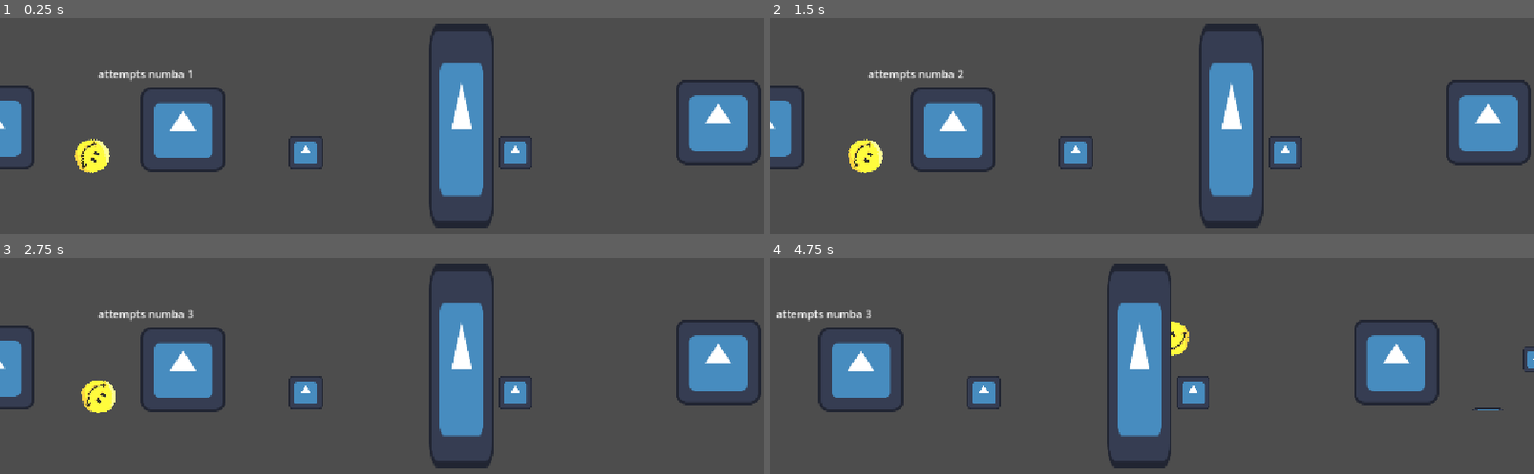
Above: before the commit, frames 1-4 (two rows, left to right).
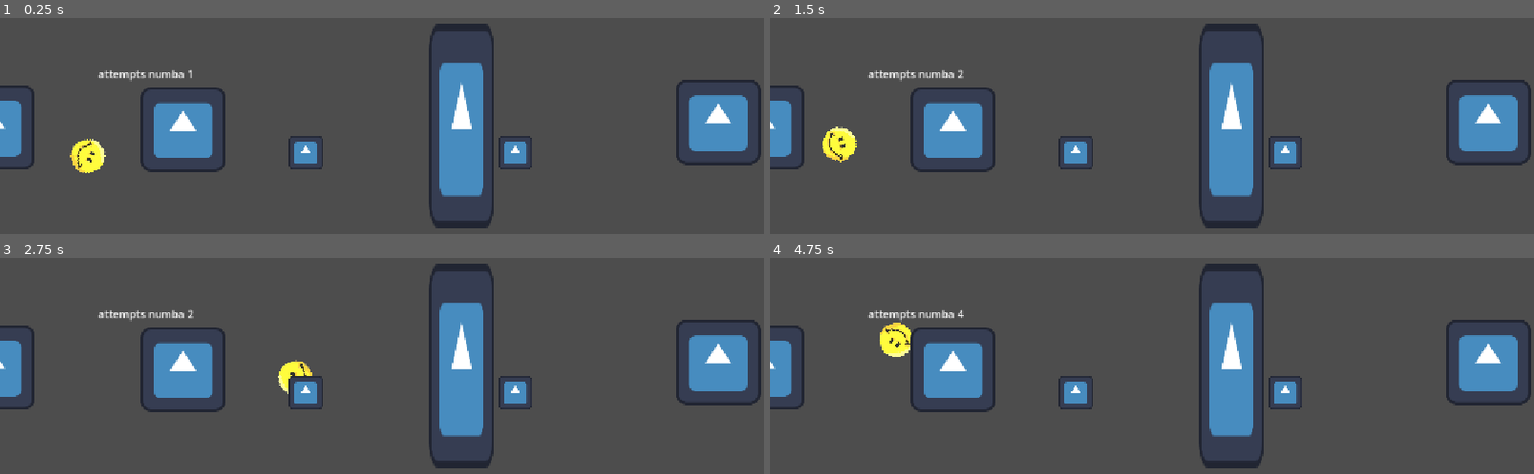
Above: after the commit, the same moments.

Repository: theEerSOYEAH/verity-dash
Game: Godot game, scene res://scenes/main.tscn
Same seed, same stepped clock (60 frames per second), same inputs: the game is played once before the commit and once after it. The engine's default icon, where the game draws it, is replaced by a stand-in: a white triangle on a blue panel in a dark square.
Inputs (mouse positions are in pixels of both pictures, inside the frame that each line leads up to):
- Up to frame 1 (0.25 s): no input
- Up to frame 2 (1.5 s): tap Enter (ui_accept) at 0.5 s; move the mouse to (1320, 106) at 0.52 s; hold Enter (ui_accept) 0.53-1.28 s; hold Right from 0.53 s (still down); click (1320, 106) at 0.67 s; move the mouse to (999, 149) at 1.27 s; tap Alt at 1.35 s
- Up to frame 3 (2.75 s): tap Enter (ui_accept) at 1.52, 1.55, 1.82 s; move the mouse to (458, 273) at 2.02 s; release Right at 2.03 s; hold Left from 2.03 s (still down); hold Enter (ui_accept) from 2.03 s (still down); tap Shift at 2.1 s
- Up to frame 4 (4.75 s): move the mouse to (1113, 452) at 2.77 s; release Left at 2.78 s; release Enter (ui_accept) at 2.78 s; hold Right 2.78-4.28 s; tap Enter (ui_accept) at 2.85, 3.02, 3.32, 4.52, 4.55 s; click (1113, 452) at 2.92 s; move the mouse to (1381, 430) at 3.52 s; hold Enter (ui_accept) 3.53-4.28 s; tap Alt at 3.6 s; move the mouse to (922, 303) at 4.27 s; hold Left from 4.28 s (still down); tap Shift at 4.35 s

The runs differ from the first frame. In frame 1, 0.4% of the frame differs, in the area x 9-15%, y 55-72%; in frame 2, 1.0%; in frame 3, 0.9%; in frame 4, 23%, in the area x 0-100%, y 2-98%.

Commit message:
added new modes

Diff:
--- a/scripts/verity.gd
+++ b/scripts/verity.gd
@@ -1,12 +1,17 @@
 extends CharacterBody2D
 
+const T = 250
+
+
+const JUMP_BUFFER_TIME = 0.12
+var jump_buffer_timer = 0.0
 const COYOTE_TIME = 0.12
 var coyote_timer = 0.0
 
 var attempts = 0
 
 #ball mode
-const SPEED = 300.0
+const SPEED = 275.0
 const JUMP_VELOCITY = -600
 const GRAVITY = 2000
 const ROLL_SPEED = 8.0
@@ -16,7 +21,10 @@
 const SHIP_GRAVITY = 1400
 const SHIP_MAX_RISE = -450
 const SHIP_MAX_FALL = 450
-enum Mode { ROLL, SHIP}
+
+const WAVE_Y_MULT = 1.25
+
+enum Mode { ROLL, SHIP, WAVE }
 var mode : Mode = Mode.ROLL
 
 
@@ -35,10 +43,19 @@
 			_roll_physics(delta)
 		Mode.SHIP:
 			_ship_physics(delta)
+		Mode.WAVE:
+			_wave_physics()
 
 
 	velocity.x = SPEED
 	move_and_slide()
+
+	for i in get_slide_collision_count():
+		var hit = get_slide_collision(i)
+		if abs(hit.get_normal().x) > 0.9:
+			die()
+			return
+
 
 func _roll_physics(delta: float):
 	if not is_on_floor():
@@ -49,15 +66,25 @@
 
 	sprite.rotation += ROLL_SPEED * delta
 
-	if coyote_timer > 0.0 and Input.is_action_just_pressed("ui_accept"):
+	if Input.is_action_just_pressed("ui_accept"):
+		jump_buffer_timer = JUMP_BUFFER_TIME
+	else:
+		jump_buffer_timer -= delta
+
+	var wants_jump = jump_buffer_timer > 0.0 or Input.is_action_pressed("ui_accept")
+	if coyote_timer > 0.0 and wants_jump:
 		velocity.y = JUMP_VELOCITY
 		coyote_timer = 0.0
+		jump_buffer_timer = 0.0
+
+
+
 
 func _ship_physics(delta : float):
 	if Input.is_action_pressed("ui_accept"):
 		velocity.y += SHIP_THRUST * delta
 	else:
-		velocity.y = clamp(velocity.y, SHIP_MAX_RISE, SHIP_MAX_FALL)
+		velocity.y += SHIP_GRAVITY * delta
 
 		velocity.y = clamp(velocity.y, SHIP_MAX_RISE, SHIP_MAX_FALL)
 
@@ -65,8 +92,16 @@
 		sprite.rotation = lerp_angle(sprite.rotation, target_angle, 10.0 * delta)
 
 
+func _wave_physics():
+	var dir = -1.0 if Input.is_action_pressed("ui_accept") else 1.0
+	velocity.y = dir * SPEED * WAVE_Y_MULT
+
+	sprite.rotation = atan2(velocity.y, SPEED)
+
+
+
 func set_mode(new_mode :int):
-	mode = new_mode
+	mode = new_mode as Mode
 	velocity.y = 0.0
 	if mode == Mode.ROLL:
 		sprite.rotation = 0.0
